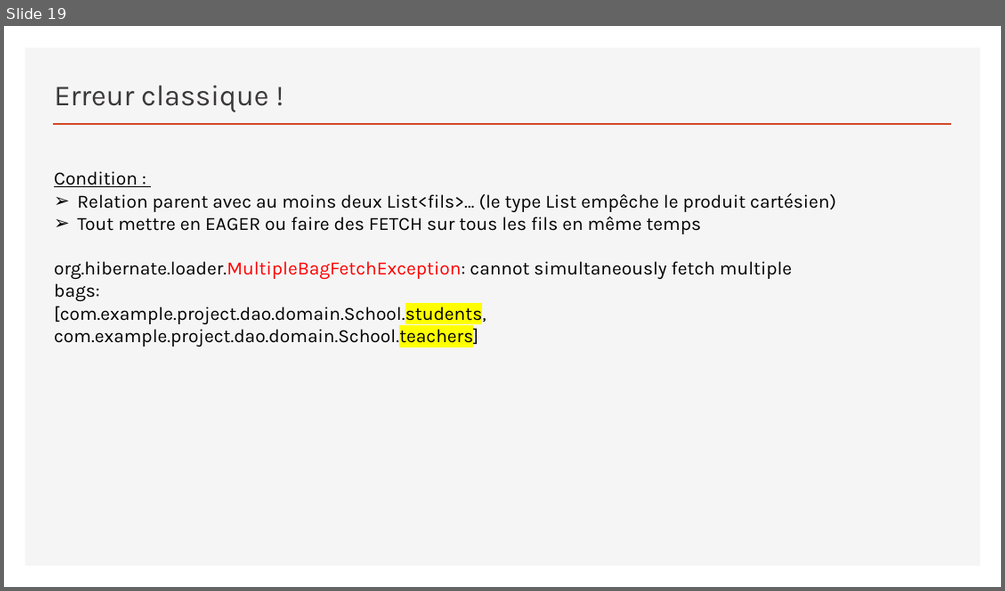
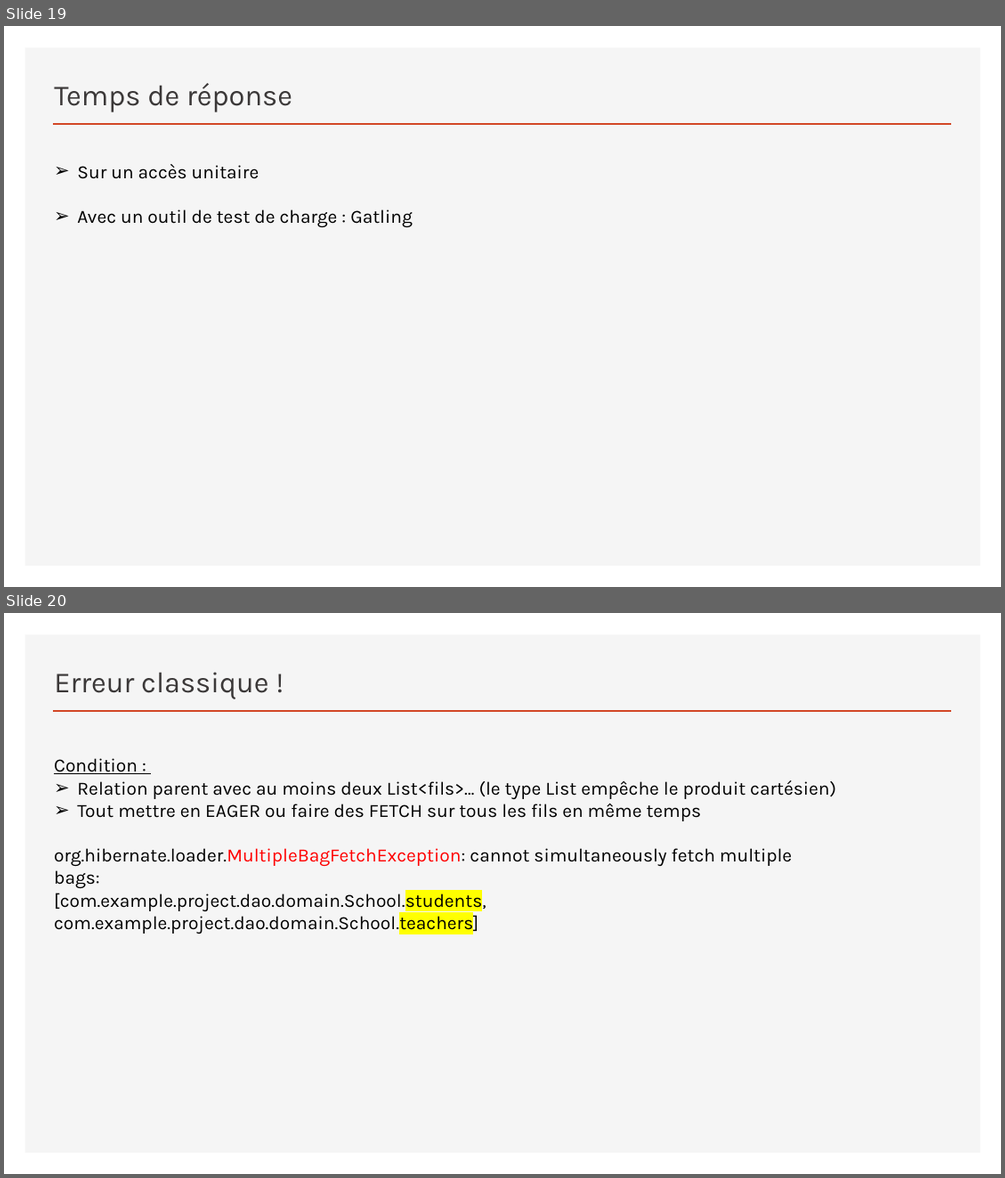
Before and after one commit to sebzuki/hibernate, a slide deck: JPA-HIBERNATE.pptx. Shown one above the other, each under a label of ours: slide 19 before the commit, slides 19 and 20 after it. The pictures are 1005x591 and 1005x1178 pixels, drawn with LibreOffice and Linux fonts; fonts in the diff are those of the drawing. Boxes give left, top, right and bottom in pixels: in the first picture for what was removed or moved away, otherwise in the second. Text is boxed around its words. In the diff, an @@ line names an element or a change of style, - is before the commit and + after.

```diff
--- a/JPA-HIBERNATE.pptx
+++ b/JPA-HIBERNATE.pptx
@@ slide 19 added at box(4, 26, 1001, 587), background #FFFFFF; not listed: 2 template elements that a slide beside it also shows @@
@@ title added at box(54, 83, 292, 112), 28 pt, text #3B3838 @@
+Temps de réponse
@@ text added at box(77, 164, 413, 227), 18 pt, text #000000 @@
+➢ Sur un accès unitaire
+➢ Avec un outil de test de charge : Gatling
@@ what was slide 19 is now slide 20 @@
```
Also in this commit, not shown: 4 slides changed.
